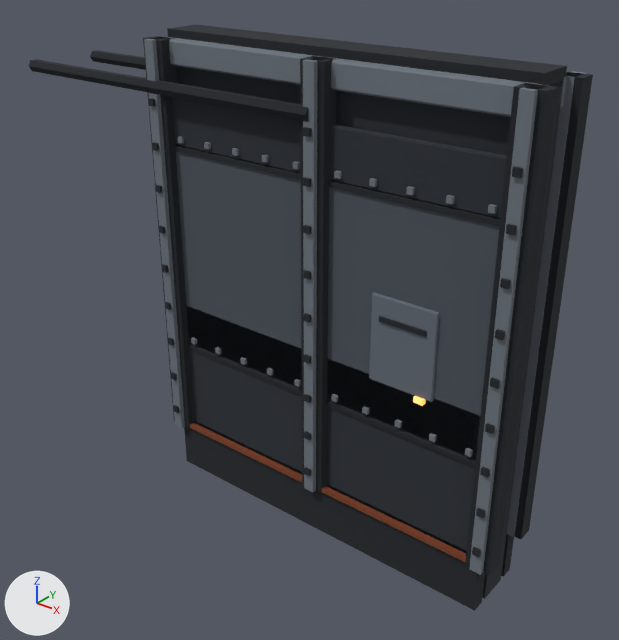
An edit to the FBX model Assets/_Project/Art/Environment/LabKit/Meshes/Wall_Panel_4m.fbx, drawn before and after from the same camera.
Rendered twice from a camera (50 mm lens) standing at (4.68, -6.29, 6.19) and looking at (-0.48, 0.15, 2.2). Arrows for +X, +Y and +Z are at lower left; the lights stay in place. The picture after the commit comes second.

Script lines for the objects in view, before the commit:
```python
me_wall_panel_4m = bpy.data.meshes.new('Wall_Panel_4m')
me_wall_panel_4m.from_pydata(...)  # 1360 vertices, 1158 faces; spans x -4.0..2.13, y -0.5..0.5, z 0.0..5.08
# faces by material slot: [210, 466, 12, 104, 302, 52, 12]
me_wall_panel_4m.materials.append(mat_lab_walldark)  # dark grey #2a2f36
me_wall_panel_4m.materials.append(mat_lab_metaldark)  # black #1f2328
me_wall_panel_4m.materials.append(mat_lab_rust)  # brown #7a3e22
me_wall_panel_4m.materials.append(mat_lab_wall)  # greyish blue #4c535c
me_wall_panel_4m.materials.append(mat_lab_metal)  # grey #6e767f
me_wall_panel_4m.materials.append(mat_lab_walllight)  # grey #646c76
me_wall_panel_4m.materials.append(mat_lab_lampwarm)  # yellow #ffe6a2, glowing orange #ff7020
ob_wall_panel_4m = bpy.data.objects.new('Wall_Panel_4m', me_wall_panel_4m)
ob_wall_panel_4m.location = (0.0, 0.0, 0.0)
```
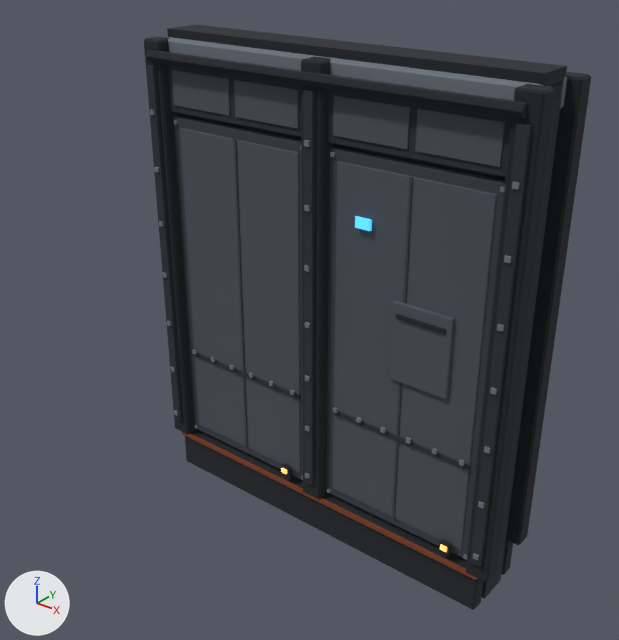
The change, as a list of edits to the scene's bpy script:
```text
Change me_wall_panel_4m:
    remove me_wall_panel_4m.from_pydata(...)  # 1360 vertices, 1158 faces; spans x -4.0..2.13, y -0.5..0.5, z 0.0..5.08
    add me_wall_panel_4m.from_pydata(...)  # 1536 vertices, 1346 faces; spans x -2.12..2.12, y -0.51..0.51, z 0.0..5.08
    me_wall_panel_4m part 1: a new loose piece, a box spanning x -2.0..2.0, y -0.42..-0.38, z 0.42..0.46, in mat_lab_rust (brown #7a3e22)
    me_wall_panel_4m part 2: a new loose piece, a box spanning x -1.013..-0.988, y -0.348..-0.327, z 0.6..4.15, in mat_lab_gunmetal (dark grey #3a4048)
    me_wall_panel_4m part 3: a new loose piece, a box spanning x -1.78..-0.22, y -0.355..-0.265, z 1.55..1.59, in mat_lab_walldark (dark grey #2a2f36)
    me_wall_panel_4m part 4: a new loose piece, a box spanning x -1.8..-1.04, y -0.365..-0.335, z 4.38..4.72, in mat_lab_wall (greyish blue #4c535c)
    me_wall_panel_4m part 5: the loose piece of 24 vertices spanning x 0.65..1.35, y -0.35..-0.29, z 2.1..3.0 is scaled about its middle by (2.54, 1.82, 0.549), then moved by (-2.0, 0.02, 2.0), in mat_lab_walldark (dark grey #2a2f36)
    me_wall_panel_4m part 6: a new loose piece, a box spanning x -0.96..-0.2, y -0.365..-0.335, z 4.38..4.72, in mat_lab_wall (greyish blue #4c535c)
    me_wall_panel_4m part 7: a new loose piece, a box spanning x -0.415..-0.305, y -0.425..-0.375, z 0.58..0.67, in mat_lab_metaldark (black #1f2328)
    me_wall_panel_4m part 8: the loose piece of 8 vertices spanning x -0.27..-0.21, y -0.36..-0.31, z 1.7..1.76 is moved by (-0.12, -0.09, -1.1), in mat_lab_lampwarm (yellow #ffe6a2, glowing orange #ff7020)
    me_wall_panel_4m part 9: a new loose piece, a box spanning x 0.988..1.013, y -0.348..-0.327, z 0.6..4.15, in mat_lab_gunmetal (dark grey #3a4048)
    me_wall_panel_4m part 10: a new loose piece, a box spanning x 0.22..1.78, y -0.355..-0.265, z 1.55..1.59, in mat_lab_walldark (dark grey #2a2f36)
    me_wall_panel_4m part 11: the loose piece of 44 vertices spanning x -1.9..-0.1, y -0.32..-0.25, z 1.65..4.45 is rebuilt with 24 vertices and now spans x -1.88..-0.12, y -0.32..-0.25, z 0.5..4.25, in mat_lab_gunmetal (dark grey #3a4048)
    me_wall_panel_4m part 12: the loose piece of 44 vertices spanning x 0.1..1.9, y -0.32..-0.25, z 1.65..4.45 is rebuilt with 24 vertices and now spans x 0.12..1.88, y -0.32..-0.25, z 0.5..4.25, in mat_lab_gunmetal (dark grey #3a4048)
    me_wall_panel_4m part 13: the loose piece of 24 vertices spanning x -1.9..-0.1, y -0.32..-0.25, z 0.6..2.15 is rebuilt with 24 vertices and now spans x -1.78..-0.22, y -0.33..-0.3, z 0.6..4.15, in mat_lab_wall (greyish blue #4c535c)
    me_wall_panel_4m part 14: the loose piece of 24 vertices spanning x 0.1..1.9, y -0.32..-0.25, z 0.6..2.15 is rebuilt with 24 vertices and now spans x 0.22..1.78, y -0.33..-0.3, z 0.6..4.15, in mat_lab_wall (greyish blue #4c535c)
    me_wall_panel_4m part 15: the loose piece of 8 vertices spanning x -2.0..2.0, y -0.37..-0.23, z 0.0..0.55 is rebuilt with 24 vertices and now spans x -2.0..2.0, y -0.39..-0.23, z 0.0..0.45
    me_wall_panel_4m part 16: the loose piece of 8 vertices spanning x 1.87..2.13, y -0.41..-0.23, z 0.55..5.0 is rebuilt with 24 vertices and now spans x 1.88..2.12, y -0.43..-0.23, z 0.45..5.0
    me_wall_panel_4m part 17: the loose piece of 8 vertices spanning x 1.94..2.06, y -0.46..-0.22, z 0.55..5.0 is rebuilt with 8 vertices and now spans x 1.95..2.05, y -0.47..-0.41, z 0.65..4.75, in mat_lab_walldark (dark grey #2a2f36)
    me_wall_panel_4m part 18: 113 loose pieces with 904 vertices, spanning x -2.13..2.13, y -0.49..0.49, z 0.0..5.0, are deleted
    me_wall_panel_4m part 19: 48 vertices removed from x -4.0..2.04, y -0.5..0.5, z 0.55..4.61; 936 vertices added at x -2.12..2.12, y -0.51..0.51, z 0.0..5.0
    other edits to the shape of me_wall_panel_4m do not show in these pictures
    remove me_wall_panel_4m.materials.append(mat_lab_walllight)  # grey #646c76
    add me_wall_panel_4m.materials.append(mat_lab_gunmetal)  # dark grey #3a4048
    add me_wall_panel_4m.materials.append(mat_lab_screen)  # cyan #76dbff, glowing blue #2490d0
```

Where the change shows, as pixel boxes [x1, y1, x2, y2] in the pictures (619 x 640 px; the box of a moved part takes in the faces that stretch with it):
'Wall_Panel_4m', reshaped (21% narrower)
    before: [29, 25, 593, 611]
    after: [144, 25, 591, 610]
part 1 of me_wall_panel_4m, added
    after: [181, 431, 478, 580]
part 2 of me_wall_panel_4m, added
    after: [234, 139, 248, 449]
part 3 of me_wall_panel_4m, added
    after: [193, 353, 300, 399]
part 4 of me_wall_panel_4m, added
    after: [172, 70, 230, 116]
part 5 of me_wall_panel_4m, moved or reshaped
    before: [369, 292, 440, 402]
    after: [167, 64, 301, 137]
part 6 of me_wall_panel_4m, added
    after: [234, 80, 299, 129]
part 7 of me_wall_panel_4m, added
    after: [281, 463, 292, 476]
part 8 of me_wall_panel_4m, moved or reshaped
    before: [294, 379, 301, 387]
    after: [281, 468, 287, 474]
part 9 of me_wall_panel_4m, added
    after: [392, 176, 413, 519]
part 10 of me_wall_panel_4m, added
    after: [332, 410, 470, 470]
part 11 of me_wall_panel_4m, rebuilt (25% taller)
    before: [172, 97, 302, 388]
    after: [174, 115, 303, 480]
part 12 of me_wall_panel_4m, rebuilt (22% taller)
    before: [327, 124, 507, 460]
    after: [326, 147, 505, 558]
part 13 of me_wall_panel_4m, rebuilt
    before: [186, 306, 302, 472]
    after: [180, 128, 301, 472]
part 14 of me_wall_panel_4m, rebuilt (6% wider, 102% taller)
    before: [326, 359, 480, 551]
    after: [333, 161, 497, 550]
part 15 of me_wall_panel_4m, rebuilt
    before: [184, 423, 485, 611]
    after: [185, 429, 483, 610]
part 16 of me_wall_panel_4m, rebuilt
    before: [465, 83, 558, 575]
    after: [466, 84, 555, 582]
part 17 of me_wall_panel_4m, rebuilt (22% narrower, 10% shorter)
    before: [469, 84, 548, 575]
    after: [471, 123, 532, 566]
part 18 of me_wall_panel_4m, deleted
    before: [143, 36, 593, 577]
part 19 of me_wall_panel_4m, reshaped
    before: [29, 50, 481, 562]
    after: [144, 37, 591, 575]
